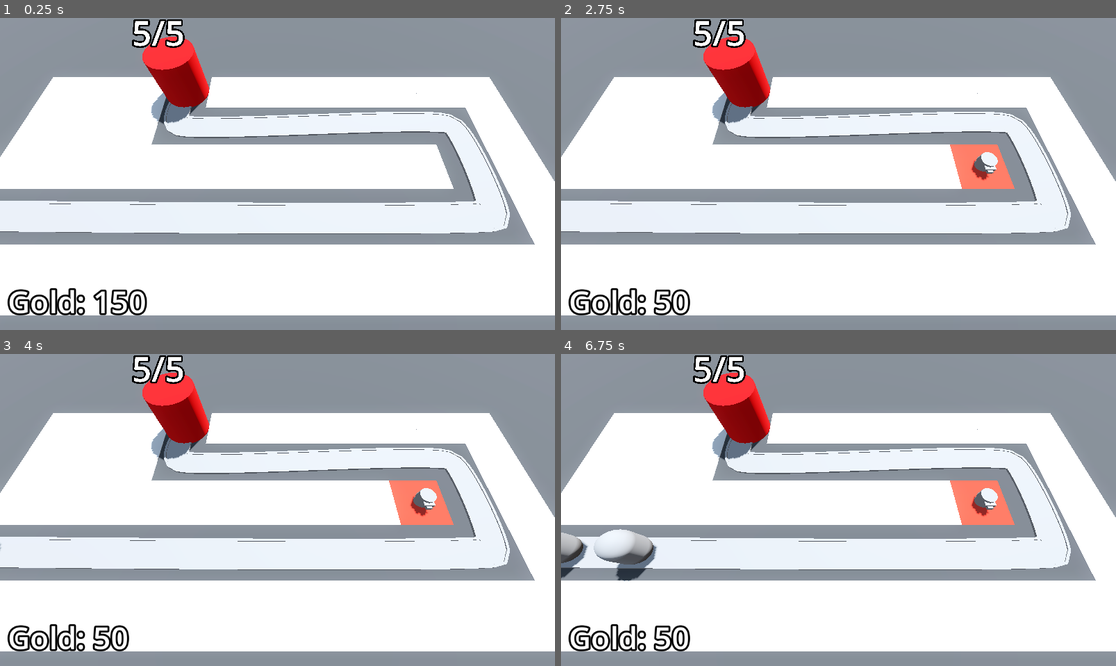
Above: before the commit, frames 1-4 (two rows, left to right).
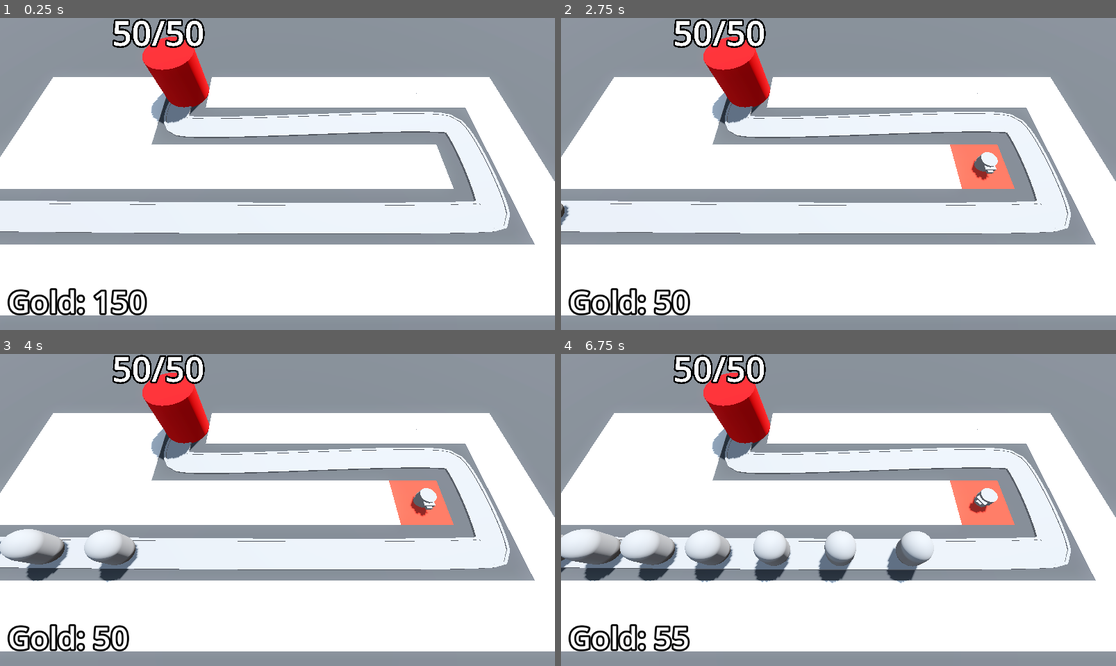
Above: after the commit, the same moments.

Repository: beltranbot/barbarian-blaster
Game: Godot game, scene res://BaseLevel.tscn
Two runs of this game, one before a commit and one after it. Both use one fixed random seed, a clock stepped at 60 frames per second and the inputs below.
Inputs (mouse positions are in pixels of both pictures, inside the frame that each line leads up to):
- Up to frame 1 (0.25 s): no input
- Up to frame 2 (2.75 s): tap Enter at 0.5, 2 s; move the mouse to (960, 158) at 0.52 s; press the mouse at (960, 158) at 0.53 s; tap Space at 1.25 s; move the mouse to (727, 189) at 1.27 s; release the mouse at (727, 189) at 1.28 s; click (727, 189) at 1.35 s; move the mouse to (894, 105) at 2.02 s; press the mouse at (894, 105) at 2.03 s
- Up to frame 3 (4 s): move the mouse to (249, 572) at 2.77 s; release the mouse at (249, 572) at 2.78 s; click (249, 572) at 2.85 s; move the mouse to (444, 556) at 3.52 s; press the mouse at (444, 556) at 3.53 s
- Up to frame 4 (6.75 s): move the mouse to (672, 463) at 4.27 s; release the mouse at (672, 463) at 4.28 s; click (672, 463) at 4.35 s; move the mouse to (866, 510) at 5.02 s; press the mouse at (866, 510) at 5.03 s; move the mouse to (755, 432) at 5.77 s; release the mouse at (755, 432) at 5.78 s; click (755, 432) at 5.85 s; move the mouse to (960, 494) at 6.52 s; press the mouse at (960, 494) at 6.53 s

The runs differ from the first frame. In frame 1, 0.6% of the frame differs, in the area x 20-37%, y 0-10%; in frame 2, 0.7%; in frame 3, 2.5%; in frame 4, 6.3%, in the area x 0-79%, y 0-96%.

Commit message:
3.26 scaling enemy health

Diff:
--- a/Base/base.gd
+++ b/Base/base.gd
@@ -11,7 +11,6 @@
 			white,
 			float(current_health) / float(max_health))
 		label_3d.modulate = blended_color
-		print("health was changed")
 		if current_health < 1:
 			get_tree().reload_current_scene()
 			pass
--- a/BaseLevel.tscn
+++ b/BaseLevel.tscn
@@ -115,6 +115,7 @@
 
 [node name="Base" parent="." instance=ExtResource("3_w1b3w")]
 transform = Transform3D(1, 0, 0, 0, 1, 0, 0, 0, 1, -10, 0, -6)
+max_health = 50
 
 [node name="TurrentManager" type="Node3D" parent="." node_paths=PackedStringArray("enemy_path")]
 script = ExtResource("5_jj6vh")
@@ -144,3 +145,4 @@
 [node name="DifficultyManager" parent="." instance=ExtResource("9_8owoa")]
 
 [connection signal="timeout" from="EnemyPath/Timer" to="EnemyPath" method="_on_timer_timeout"]
+[connection signal="stop_spawning_enemies" from="DifficultyManager" to="EnemyPath" method="_on_difficulty_manager_stop_spawning_enemies"]
--- a/DifficultyManager/difficulty_manager.gd
+++ b/DifficultyManager/difficulty_manager.gd
@@ -1,14 +1,14 @@
 extends Node
+
+signal stop_spawning_enemies
 
 @export var game_length := 30.0
 @export var spawn_time_curve: Curve
+@export var enemy_health_curve: Curve
 @onready var timer: Timer = $Timer
 
 func _ready() -> void:
 	timer.start(game_length)
-
-func _process(_delta: float) -> void:
-	print(get_spawn_time())
 
 func game_progress_ratio() -> float:
 	return 1.0 - (timer.time_left / game_length)
@@ -16,3 +16,10 @@
 
 func get_spawn_time() -> float:
 	return spawn_time_curve.sample(game_progress_ratio())
+
+func get_enemy_health() -> float:
+	return enemy_health_curve.sample(game_progress_ratio())
+
+
+func _on_timer_timeout() -> void:
+	stop_spawning_enemies.emit()
--- a/DifficultyManager/difficulty_manager.tscn
+++ b/DifficultyManager/difficulty_manager.tscn
@@ -8,9 +8,18 @@
 _data = [Vector2(0, 2), 0.0, -1.75, 0, 1, Vector2(1, 0.25), -1.75, 0.0, 1, 0]
 point_count = 2
 
+[sub_resource type="Curve" id="Curve_4q0jq"]
+min_value = 10.0
+max_value = 150.0
+_data = [Vector2(0, 10), 0.0, 140.0, 0, 1, Vector2(1, 150), 140.0, 0.0, 1, 0]
+point_count = 2
+
 [node name="DifficultyManager" type="Node"]
 script = ExtResource("1_ug4qm")
 spawn_time_curve = SubResource("Curve_ckvbt")
+enemy_health_curve = SubResource("Curve_4q0jq")
 
 [node name="Timer" type="Timer" parent="."]
 one_shot = true
+
+[connection signal="timeout" from="Timer" to="." method="_on_timer_timeout"]
--- a/Enemy/enemy.gd
+++ b/Enemy/enemy.gd
@@ -20,6 +20,7 @@
 
 func _ready() -> void:
 	current_health = max_health
+	Engine.time_scale = 3
 
 
 # Called every frame. 'delta' is the elapsed time since the previous frame.
@@ -28,3 +29,4 @@
 	if progress_ratio == 1.0:
 		base.take_damage()
 		set_process(false)
+		queue_free()
--- a/Turret/projectile.gd
+++ b/Turret/projectile.gd
@@ -14,6 +14,5 @@
 
 func _on_area_entered(area: Area3D) -> void:
 	if area.is_in_group("enemy_area"):
-		print(area)
 		area.get_parent().current_health -= 25
 		queue_free()
--- a/enemy_path.gd
+++ b/enemy_path.gd
@@ -6,8 +6,12 @@
 
 func spawn_enemy() -> void:
 	var new_enemy = enemy_scene.instantiate()
+	new_enemy.max_health = difficulty_manager.get_enemy_health()
 	add_child(new_enemy)
 	timer.wait_time = difficulty_manager.get_spawn_time()
 
 func _on_timer_timeout() -> void:
 	spawn_enemy()
+
+func _on_difficulty_manager_stop_spawning_enemies() -> void:
+	timer.stop()
Not shown: 1 places in DifficultyManager/difficulty_manager.tscn that only renumber resources
